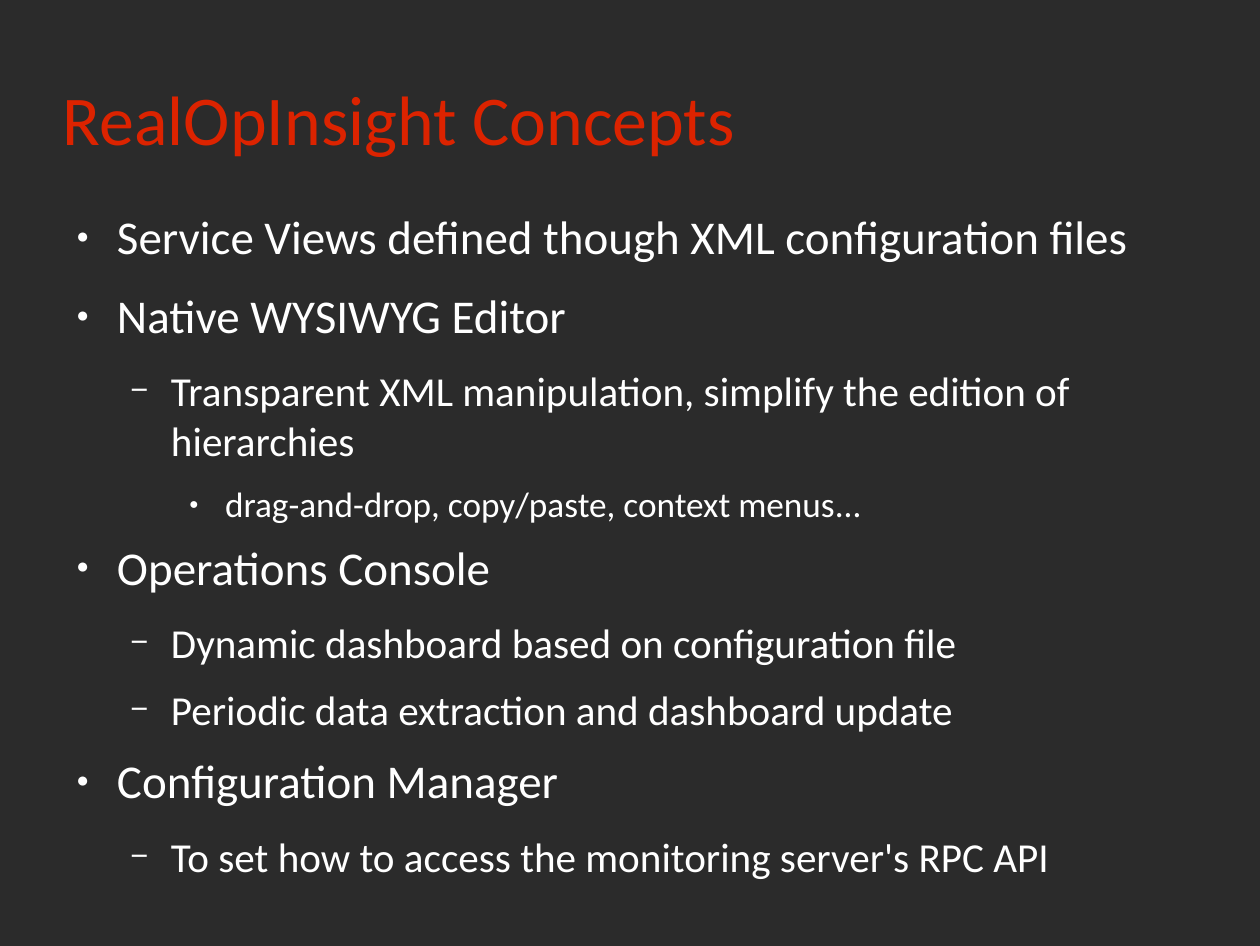
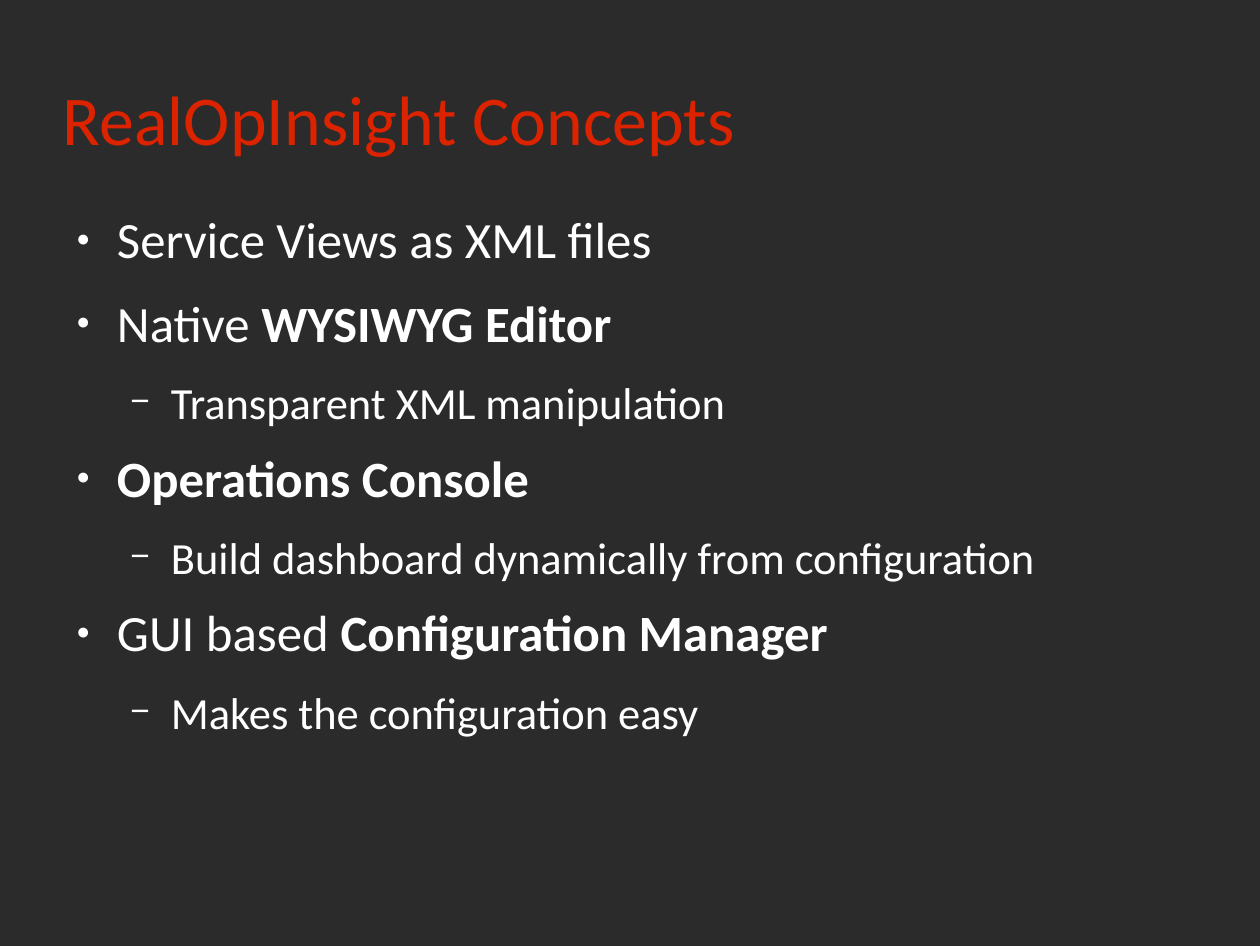
Before and after one commit to rchakode/realopinsight, a slide deck: slide 26 of doc/talks/rmll-2013.odp (slide 24 before the commit). Drawn at 1260x946 pixels with LibreOffice and Linux fonts; fonts in the diff are those of the drawing; background and template pictures are left out; a plain dark background stands for a picture behind light text. Boxes give left, top, right and bottom in pixels: in the first picture for what was removed or moved away, otherwise in the second. Text is boxed around its words. In the diff, an @@ line names an element or a change of style, - is before the commit and + after.

```diff
--- a/doc/talks/rmll-2013.odp
+++ b/doc/talks/rmll-2013.odp
@@ text at [117, 222, 652, 259]: text changed; size 29.6 to 32 pt @@
-● Service Views defined though XML configuration files
+● Service Views as XML files
@@ text at [117, 306, 611, 505]: size 29.6 to 32 pt in "Native WYSIWYG Editor", "Operations Console"; bold on in "WYSIWYG Editor", "Operations Console" @@
@@ text at [171, 388, 724, 426]: text changed; size 25.9 to 28 pt @@
-  − Transparent XML manipulation, simplify the edition of hierarchies
-    ● drag-and-drop, copy/paste, context menus...
+  − Transparent XML manipulation
@@ text at [117, 543, 1034, 737]: text changed; size 25.9 to 28 pt @@
-  − Dynamic dashboard based on configuration file
-  − Periodic data extraction and dashboard update
-● Configuration Manager
-  − To set how to access the monitoring server's RPC API
+  − Build dashboard dynamically from configuration
+● GUI based Configuration Manager
+  − Makes the configuration easy
```
Also in this commit, not shown: 9 other slides changed, 4 slides added, 3 slides removed, 2 other files.
